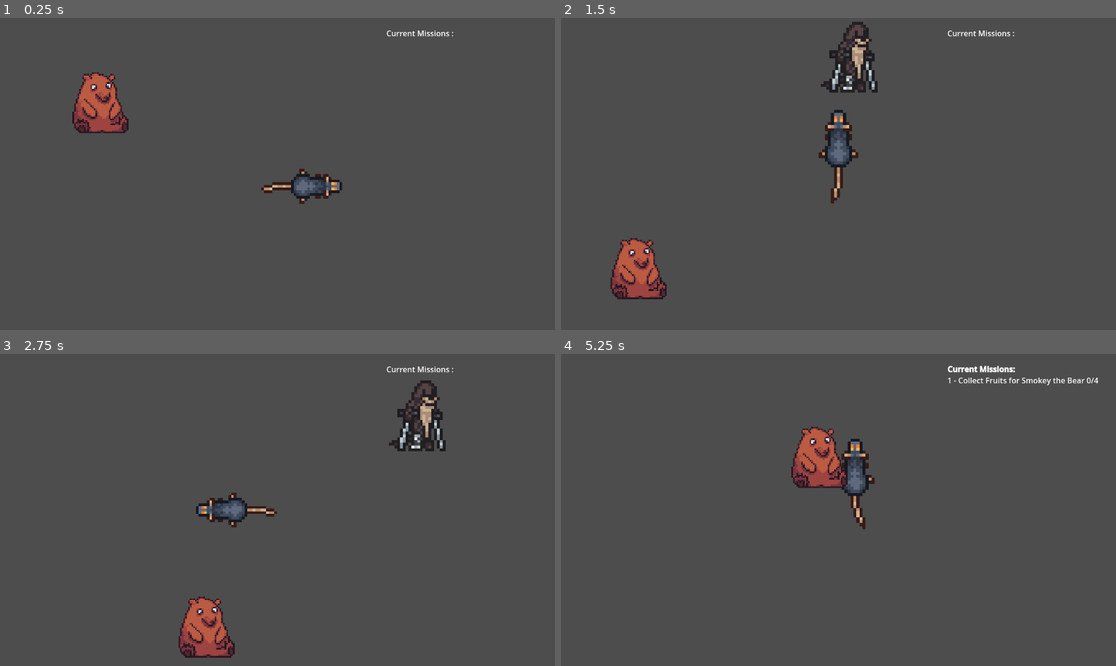
Above: before the commit, frames 1-4 (two rows, left to right).
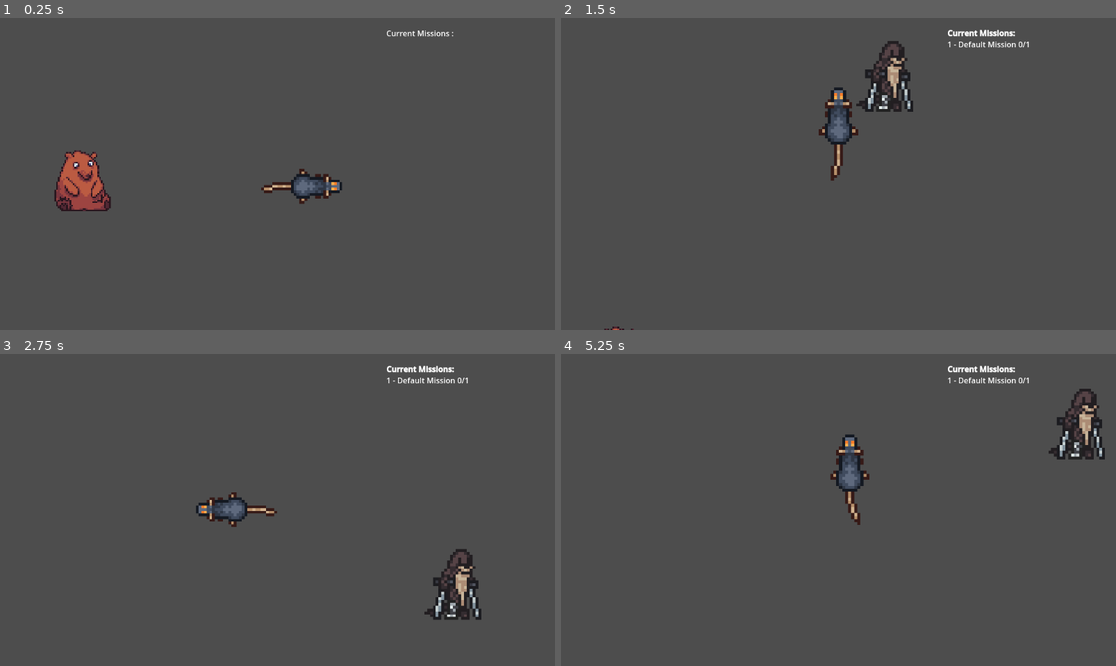
Above: after the commit, the same moments.

Repository: OzanKutlar/SecretSantaJamGame
Game: Godot game, scene res://GameScene.tscn
Same seed, same stepped clock (60 frames per second), same inputs: the game is played once before the commit and once after it.
Inputs:
- Up to frame 1 (0.25 s): no input
- Up to frame 2 (1.5 s): hold W (move_up) from 0.53 s (still down); tap E (interact) at 0.6, 1.35 s; tap Space (jump) at 0.77 s
- Up to frame 3 (2.75 s): tap Space (jump) at 1.52 s; release W (move_up) at 2.03 s; hold A (move_left) from 2.03 s (still down); tap E (interact) at 2.1 s
- Up to frame 4 (5.25 s): tap E (interact) every 0.75 s from 2.85 to 5.1 s; tap Space (jump) at 3.02, 3.77, 4.52 s; release A (move_left) at 3.53 s; hold S (move_down) 3.53-4.28 s; hold D (move_right) 4.28-5.03 s; hold W (move_up) from 5.03 s (still down)

The runs differ from the first frame. In frame 1, 3.0% of the frame differs, in the area x 9-24%, y 17-62%; in frame 2, 5.3%, in the area x 7-85%, y 1-100%; in frame 3, 4.3%; in frame 4, 3.8%.
Error after the commit: Invalid assignment of property or key 'global_position' with value of type 'Vector2' on a base object of type 'null instance'. (res://StandAloneScripts/CameraF…

Commit message:
Added textbox

Diff:
--- a/GameScene.tscn
+++ b/GameScene.tscn
@@ -6,6 +6,8 @@
 [ext_resource type="Texture2D" uid="uid://bacalmb0d33ey" path="res://Resources/Sprites/BearIdle.png" id="3_7pc2s"]
 [ext_resource type="PackedScene" uid="uid://4xucd7dacd1v" path="res://Objects/Mission/MissionBox.tscn" id="3_yiyuy"]
 [ext_resource type="Texture2D" uid="uid://dnew6id15su5v" path="res://Resources/Sprites/OtterIdle.png" id="6_atrtq"]
+[ext_resource type="PackedScene" uid="uid://6ahjebk1oibc" path="res://Objects/CollectAbleItem/CollectAble.tscn" id="7_84mto"]
+[ext_resource type="PackedScene" uid="uid://b8lt625hjh8ji" path="res://Objects/Speech Window/Window.tscn" id="8_81nbj"]
 
 [sub_resource type="AtlasTexture" id="AtlasTexture_ghjm1"]
 atlas = ExtResource("3_7pc2s")
@@ -90,7 +92,15 @@
 "label": NodePath("MissionBox"),
 "xOffset": -350,
 "yOffset": 20
+}, {
+"label": NodePath("Window"),
+"xOffset": 600,
+"yOffset": -70
 }]
+
+[node name="Window" parent="Camera2D" instance=ExtResource("8_81nbj")]
+position = Vector2(-1.99998, 274)
+scale = Vector2(0.160001, 0.160001)
 
 [node name="MissionBox" parent="Camera2D" instance=ExtResource("3_yiyuy")]
 offset_left = 155.0
@@ -104,18 +114,16 @@
 "
 
 [node name="Npc" parent="." instance=ExtResource("2_lw1mj")]
-position = Vector2(-184, 2)
+position = Vector2(-221, 164)
 scale = Vector2(3.41975, 3.41975)
 npc_name = "Test - Sheep"
 isTalkable = true
 missionToGive = {
-"Currently Collected": 2,
 "Mission Given By": "Default",
 "Mission Goal": 4,
-"Mission Item": 12,
-"Mission Name": "Collect Fruits for Smokey the Bear",
-"Mission Reward": "Gold",
-"Mission State": 1,
+"Mission Item": 1,
+"Mission Name": "Collect Apples for Smokey the Bear",
+"Mission Reward": 1,
 "Reward Amount": 100
 }
 
@@ -125,10 +133,29 @@
 animation = &"bear"
 
 [node name="Npc2" parent="." instance=ExtResource("2_lw1mj")]
-position = Vector2(256, -400)
+position = Vector2(330, -382)
 scale = Vector2(5.88, 5.88)
+isTalkable = true
+missionToGive = {
+"Mission Given By": "Default",
+"Mission Goal": 1,
+"Mission Item": 12,
+"Mission Name": "Default Mission",
+"Mission Reward": 1,
+"Reward Amount": 3
+}
 
 [node name="Sprite2D" type="AnimatedSprite2D" parent="Npc2"]
 position = Vector2(0, -15)
 sprite_frames = SubResource("SpriteFrames_0psa6")
 animation = &"otter"
+
+[node name="CollectAble" parent="." instance=ExtResource("7_84mto")]
+position = Vector2(-108, -506)
+scale = Vector2(5.95197, 5.95197)
+itemID = 12
+
+[node name="CollectAble2" parent="." instance=ExtResource("7_84mto")]
+position = Vector2(-421, -238)
+scale = Vector2(5.95197, 5.95197)
+itemID = 1
--- a/Objects/CollectAbleItem/CollectAble.tscn
+++ b/Objects/CollectAbleItem/CollectAble.tscn
@@ -1,3 +1,11 @@
-[gd_scene format=3 uid="uid://6ahjebk1oibc"]
+[gd_scene load_steps=3 format=3 uid="uid://6ahjebk1oibc"]
+
+[ext_resource type="Script" path="res://Objects/CollectAbleItem/Collect.gd" id="1_bhs3e"]
+
+[sub_resource type="CircleShape2D" id="CircleShape2D_yui6o"]
 
 [node name="CollectAble" type="Area2D"]
+script = ExtResource("1_bhs3e")
+
+[node name="CollisionShape2D" type="CollisionShape2D" parent="."]
+shape = SubResource("CircleShape2D_yui6o")
--- a/Objects/Mission/MissionController.gd
+++ b/Objects/Mission/MissionController.gd
@@ -3,7 +3,7 @@
 var mission_controller := []
 @export var player: CharacterBody2D
 
-func add_mission(name, item_id, amount, given_by, reward := "Hay", reward_amount := 10) -> int:
+func add_mission(name, item_id, amount, given_by, reward := 1, reward_amount := 10) -> int:
 	var mission = {
 		"Mission Name": name,
 		"Mission Item": item_id,
@@ -20,12 +20,15 @@
 	update_mission_display()
 	return mission_controller.size() - 1
 
-func collect_item(itemID: int) -> void:
+func collect_item(itemID: int) -> bool:
+	var mission_found = false
+
 	for i in range(mission_controller.size()):
 		var mission = mission_controller[i]
 
 		# Check if the mission is active and the item matches
 		if mission["Mission State"] == 1 and mission["Mission Item"] == itemID:
+			mission_found = true
 			mission["Currently Collected"] += 1
 
 			# Ensure it does not exceed the mission goal
@@ -37,6 +40,8 @@
 				finish_mission(i)
 
 	update_mission_display()
+	return mission_found
+
 
 
 func finish_mission(missionID) -> void:
--- a/Objects/NPC/npc.gd
+++ b/Objects/NPC/npc.gd
@@ -9,16 +9,15 @@
 
 var questState = 0
 var cycleIndex = 0
+var mission_id = -1
 
 @export var missionToGive := {
 	"Mission Name": "Default Mission",
 	"Mission Item": 0, # Example: ID for the item required for the mission
 	"Mission Goal": 1, # Example: The number of items needed
 	"Mission Given By": "Default",
-	"Mission Reward": "Gold", # Example: Type of reward
-	"Reward Amount": 100, # Example: Amount of reward
-	"Mission State": 1, # 1 = Not started, 2 = In progress, 3 = Completed
-	"Currently Collected": 0
+	"Mission Reward": 1,
+	"Reward Amount": 100
 }
 
 func getDialogue():
@@ -36,29 +35,12 @@
 		_:
 			return "Invalid quest state."
 
-# Reference to mission controller, which should be an object managing all missions
-var mission_controller = []
-
-func add_mission(name, item_id, amount, given_by, reward := 0, reward_amount := 10) -> int:
-	var mission = {
-		"Mission Name": name,
-		"Mission Item": item_id,
-		"Mission Goal": amount,
-		"Mission Given By": given_by,
-		"Mission Reward": reward,
-		"Reward Amount": reward_amount,
-		"Mission State": 1,
-		"Currently Collected": 0
-	}
-
-	mission_controller.append(mission)
-	return mission_controller.size() - 1
 
 # Function to interact with the NPC and manage quest states
 func interact_with_npc(body):
 	if questState == 0:
 		# Add the mission when the quest state is 0
-		var mission_id = body.mission_controller.add_mission(
+		mission_id = body.mission_controller.add_mission(
 			missionToGive["Mission Name"],
 			missionToGive["Mission Item"],
 			missionToGive["Mission Goal"],
@@ -70,11 +52,17 @@
 		print("Mission added with ID: ", mission_id)
 		questState = 1  # Update quest state to indicate progress
 	elif questState == 1:
-		# Dialogue and mission progress for mid-quest
-		print(getDialogue())
-	elif questState == 2:
-		# Quest is completed
-		print(getDialogue())
+		if(body.mission_controller.is_mission_completed(mission_id)):
+			questState = 2
+			print(getDialogue())
+
+			for i in range(missionToGive["Reward Amount"]):
+				body.mission_controller.collect_item(missionToGive["Mission Reward"]);
+
+			questState = 3
+		else:
+			print(getDialogue())
+
 	elif questState == 3:
 		# Post-quest dialogue
 		print(getDialogue())
Not shown: 1 places in GameScene.tscn that only renumber resources
